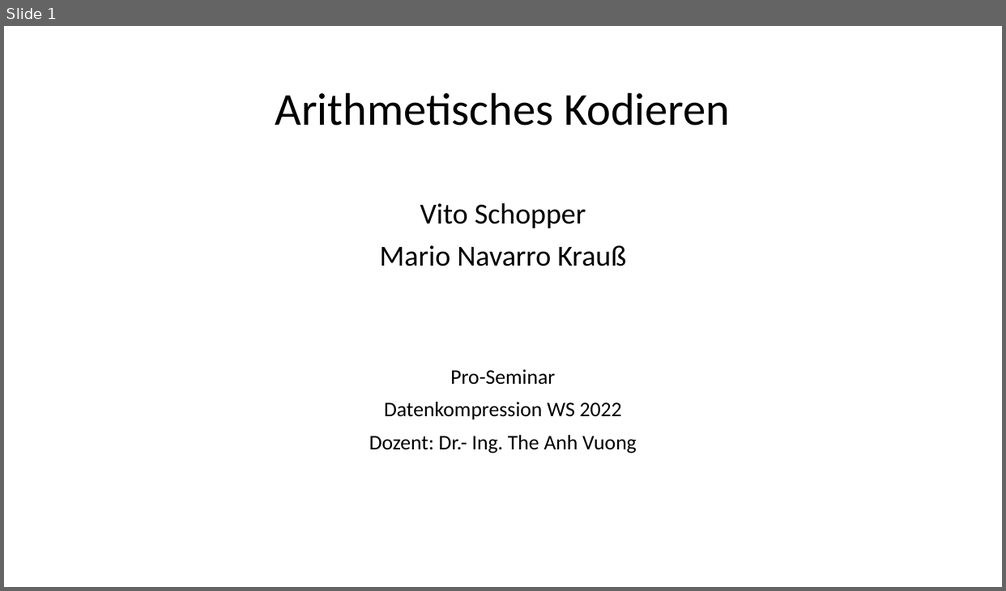
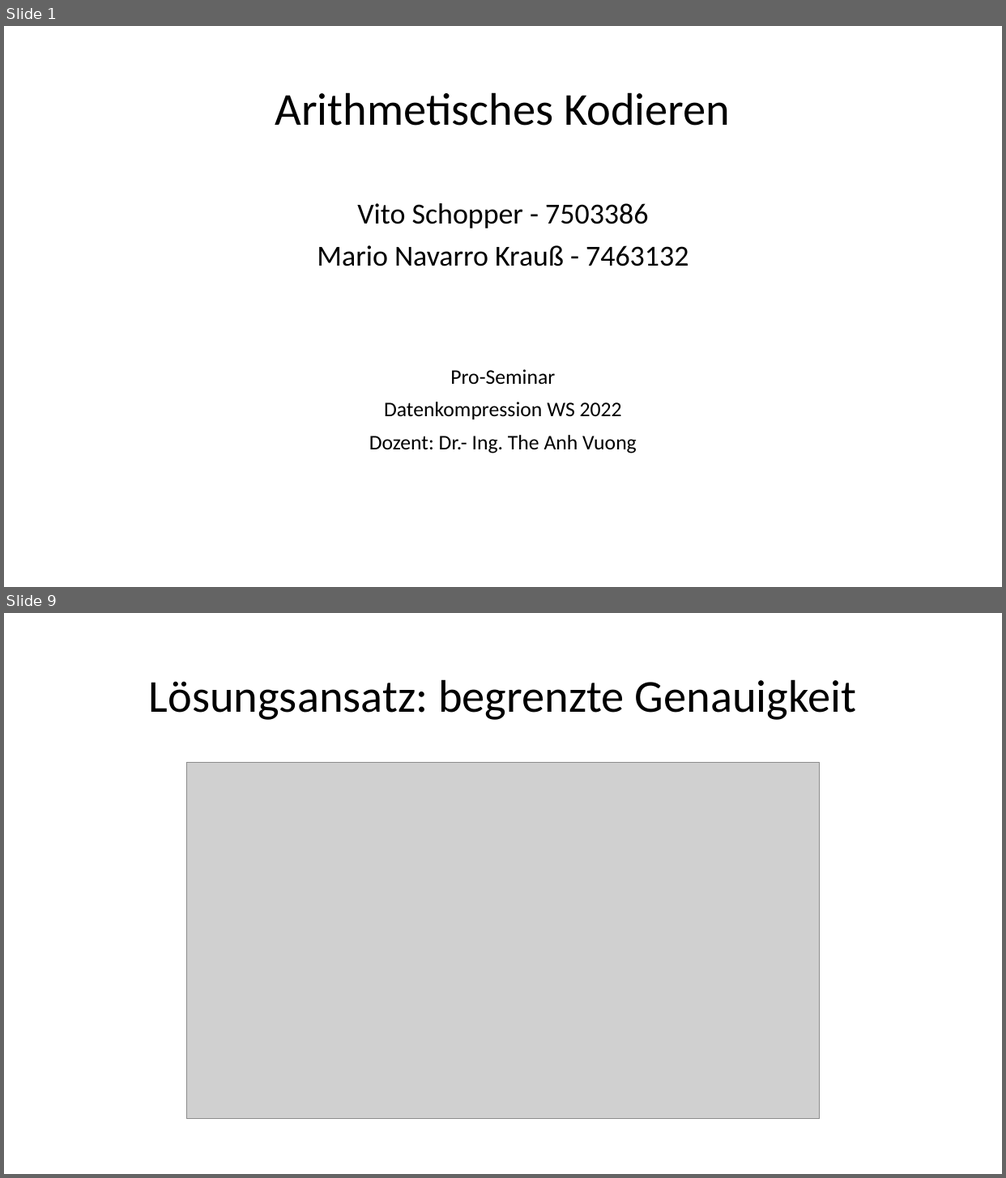
Before and after one commit to vsLog/Seminar-Datenkompression-2022, a slide deck: Präsentation/Präsentation.pptx. Shown one above the other, each under a label of ours: slide 1 before the commit, slides 1 and 9 after it; the slides between them are not shown. The pictures are 1006x591 and 1006x1178 pixels, drawn with LibreOffice and Linux fonts; fonts in the diff are those of the drawing; grey boxes stand for pictures. Boxes give left, top, right and bottom in pixels: in the first picture for what was removed or moved away, otherwise in the second. Text is boxed around its words. In the diff, an @@ line names an element or a change of style, - is before the commit and + after.

```diff
--- a/Präsentation/Präsentation.pptx
+++ b/Präsentation/Präsentation.pptx
@@ slide 9 added at (x1=4, y1=613, x2=1002, y2=1174), background #FFFFFF @@
@@ title added at (x1=149, y1=679, x2=856, y2=720), 44 pt, text #000000 @@
+Lösungsansatz: begrenzte Genauigkeit
@@ picture added at (x1=187, y1=763, x2=820, y2=1119) @@
@@ slide 1 changed as well @@
@@ text at (x1=317, y1=203, x2=688, y2=267): text changed @@
-Vito Schopper
-Mario Navarro Krauß
+Vito Schopper - 7503386
+Mario Navarro Krauß - 7463132
```
Also in this commit, not shown: 4 other slides added, 3 other files.
